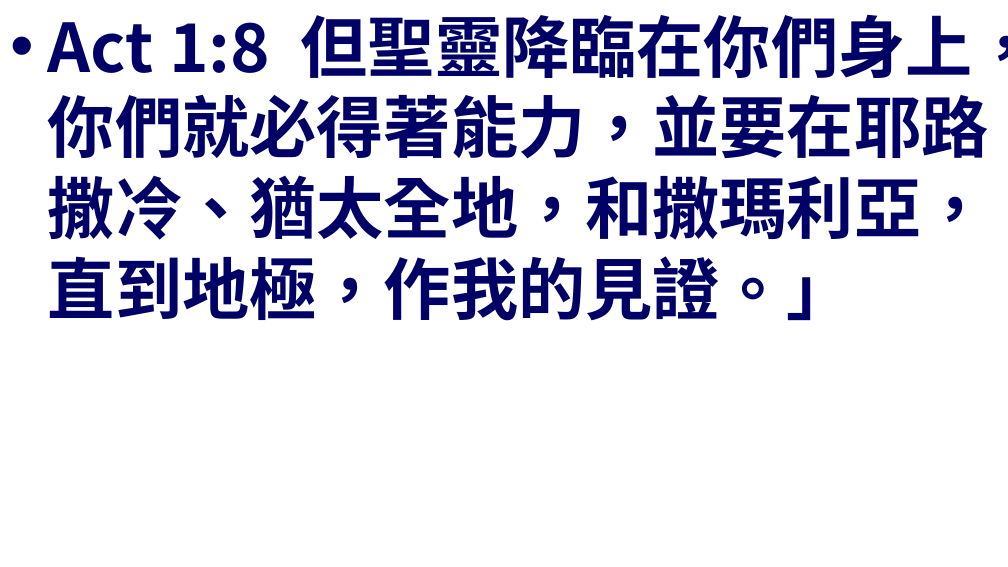
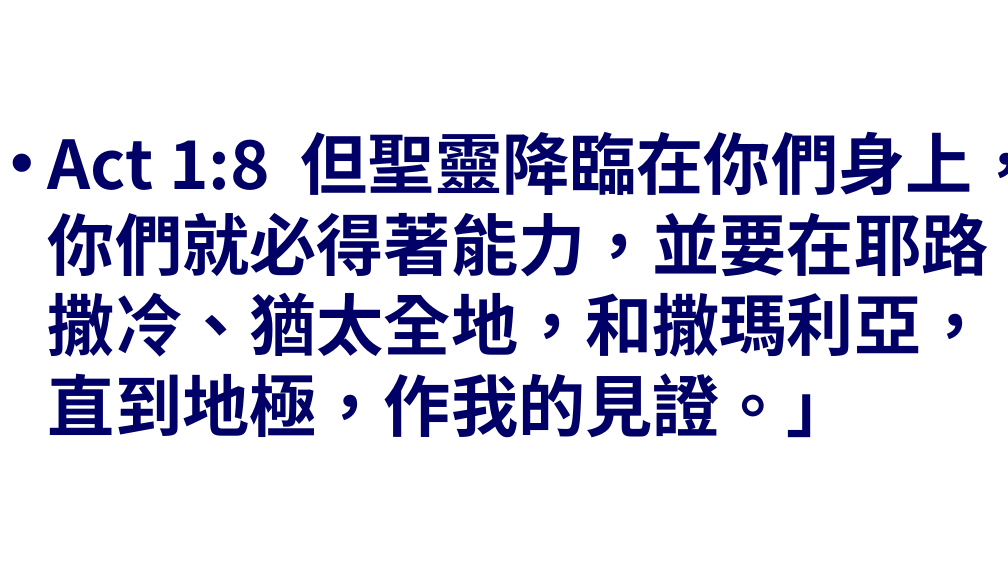
Before and after one commit to batisuoc/other-ppts, a slide deck: slide 11 of 崇拜流程.pptx. Drawn at 1008x567 pixels with LibreOffice and Linux fonts; fonts in the diff are those of the drawing; background and template pictures are left out. Boxes give left, top, right and bottom in pixels: in the first picture for what was removed or moved away, otherwise in the second. Text is boxed around its words. In the diff, an @@ line names an element or a change of style, - is before the commit and + after.

```diff
--- a/崇拜流程.pptx
+++ b/崇拜流程.pptx
@@ text "Act 1:8 但聖靈降臨在你們身上，你們就必得著能力，並要在耶路撒冷、猶太全地，和撒瑪利亞，直到地極，作我的見證。」" at (48, 132, 1008, 438): vertical alignment top to middle @@
```
Also in this commit, not shown: 2 other slides changed, 3 other files.
